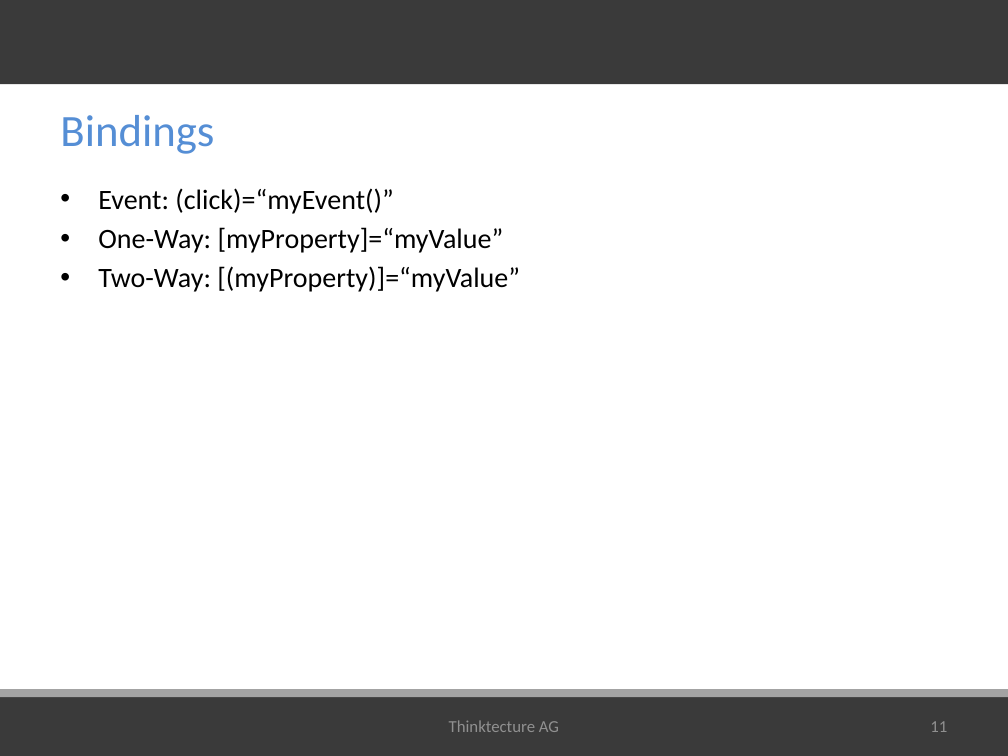
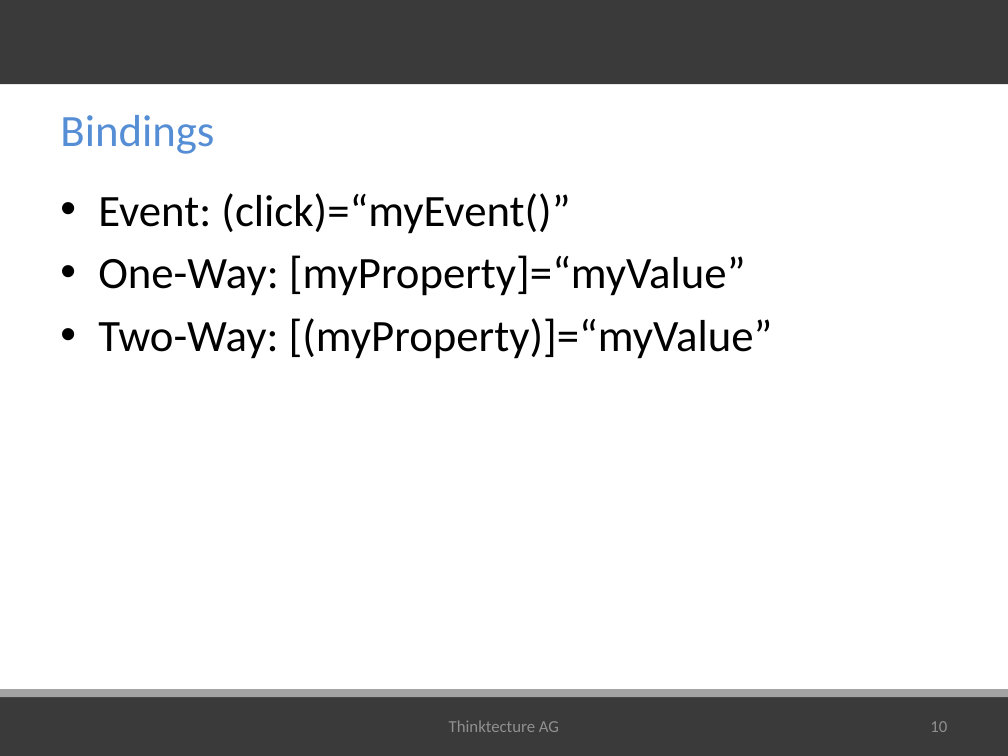
Before and after one commit to thinktecture/hackschool-crossplatform, a slide deck: slide 10 of Hackschool.pptx (slide 11 before the commit). Drawn at 1008x756 pixels with LibreOffice and Linux fonts; fonts in the diff are those of the drawing; background and template pictures are left out. Boxes give left, top, right and bottom in pixels: in the first picture for what was removed or moved away, otherwise in the second. Text is boxed around its words. In the diff, an @@ line names an element or a change of style, - is before the commit and + after.

```diff
--- a/Hackschool.pptx
+++ b/Hackschool.pptx
@@ text "Event: (click)=“myEvent()”" at [98,193,773,359]: size 20 to 32 pt; more space between paragraphs @@
@@ page number at [930,721,947,732]: text changed @@
-11
+10
```
Also in this commit, not shown: 7 other slides changed, 1 slide removed.
